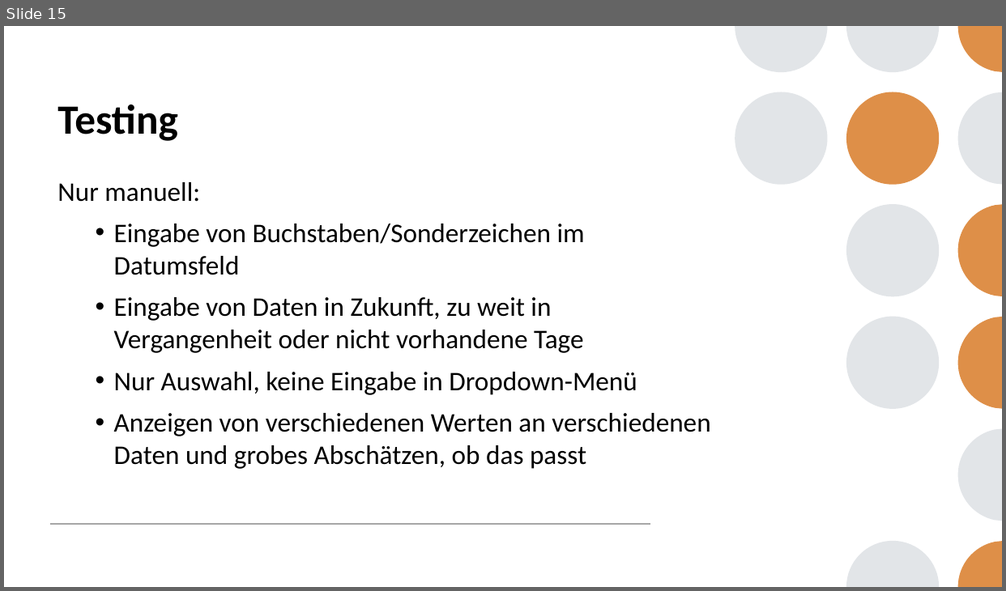
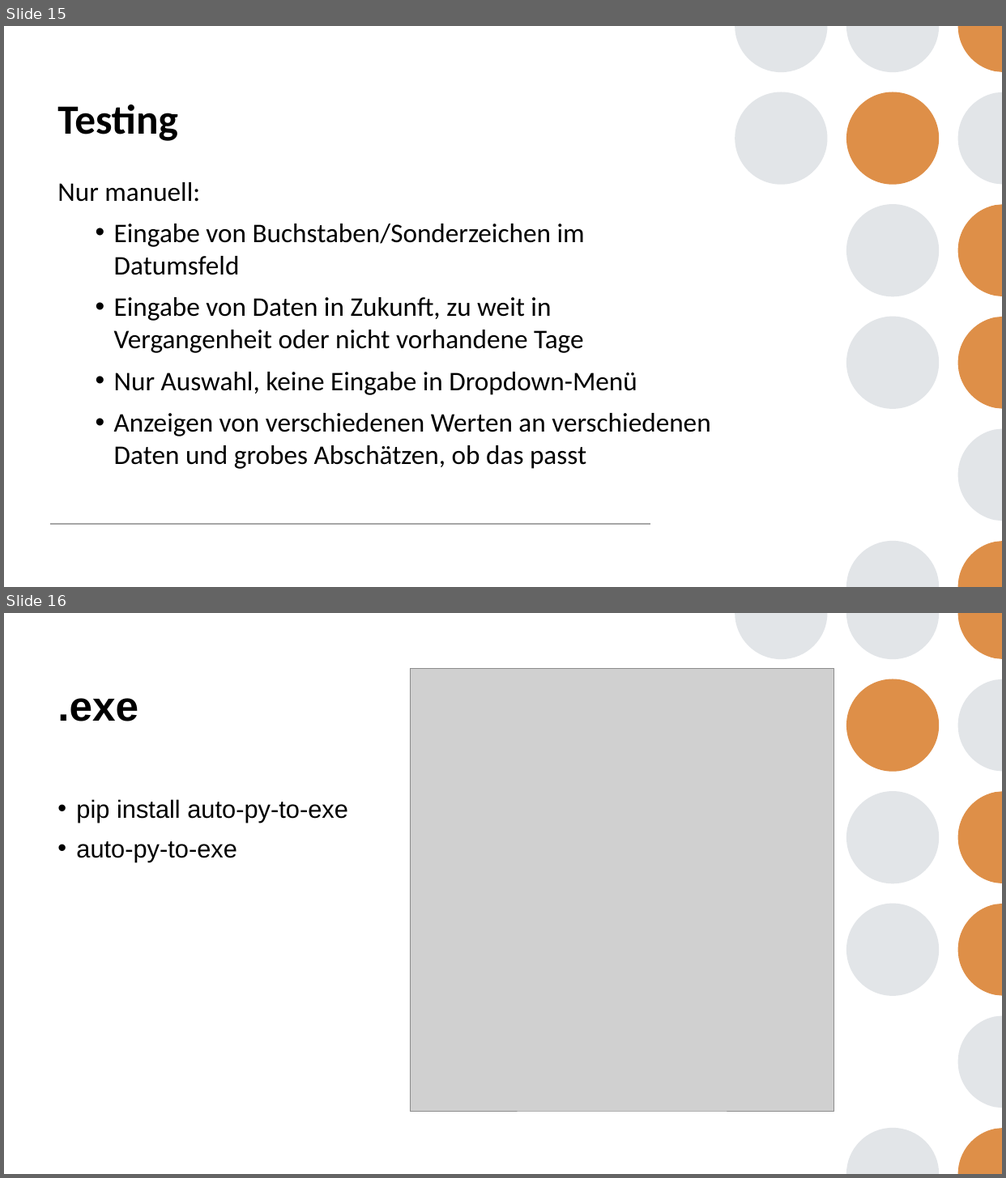
Before and after one commit to AllieW99/Feinstaubstation, a slide deck: Documentation/Abschlusspräsentation.pptx. Shown one above the other, each under a label of ours: slide 15 before the commit, slides 15 and 16 after it. The pictures are 1006x591 and 1006x1178 pixels, drawn with LibreOffice and Linux fonts; fonts in the diff are those of the drawing; grey boxes stand for pictures. Boxes give left, top, right and bottom in pixels: in the first picture for what was removed or moved away, otherwise in the second. Text is boxed around its words. In the diff, an @@ line names an element or a change of style, - is before the commit and + after.

```diff
--- a/Documentation/Abschlusspräsentation.pptx
+++ b/Documentation/Abschlusspräsentation.pptx
@@ slide 16 added at [4,613,1002,1174], background #FFFFFF; not listed: 12 template elements that a slide beside it also shows @@
@@ picture added at [411,669,834,1112] @@
@@ title added at [57,698,138,722], 40 pt, text #000000, bold @@
+.exe
@@ text added at [76,799,348,862], 24 pt, text #000000 @@
+• pip install auto-py-to-exe
+• auto-py-to-exe
@@ rectangle added at [39,1105,718,1122], fill #FFFFFF, outline #FFFFFF 1 pt @@
```
Also in this commit, not shown: 1 slide changed.
